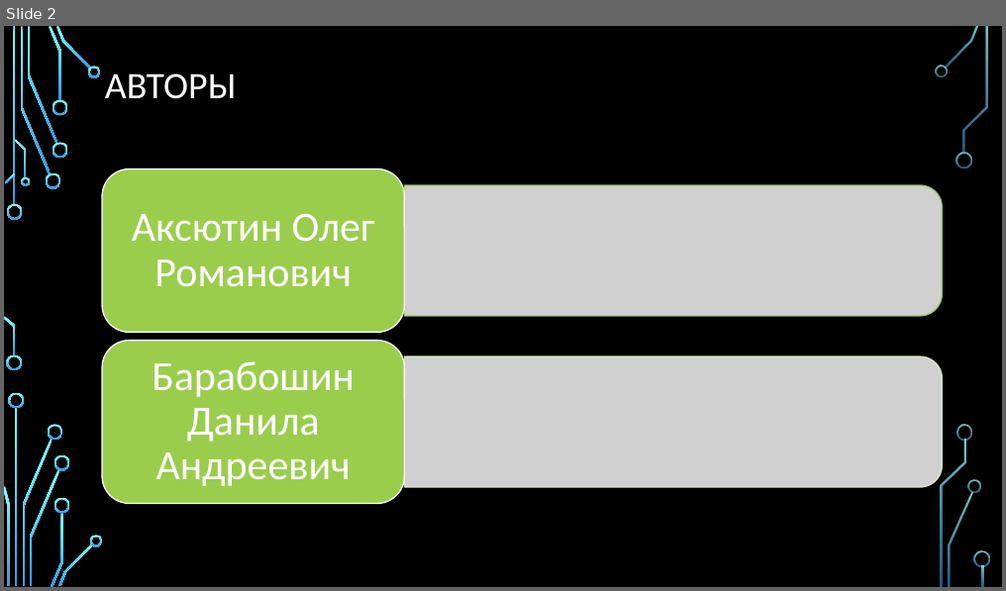
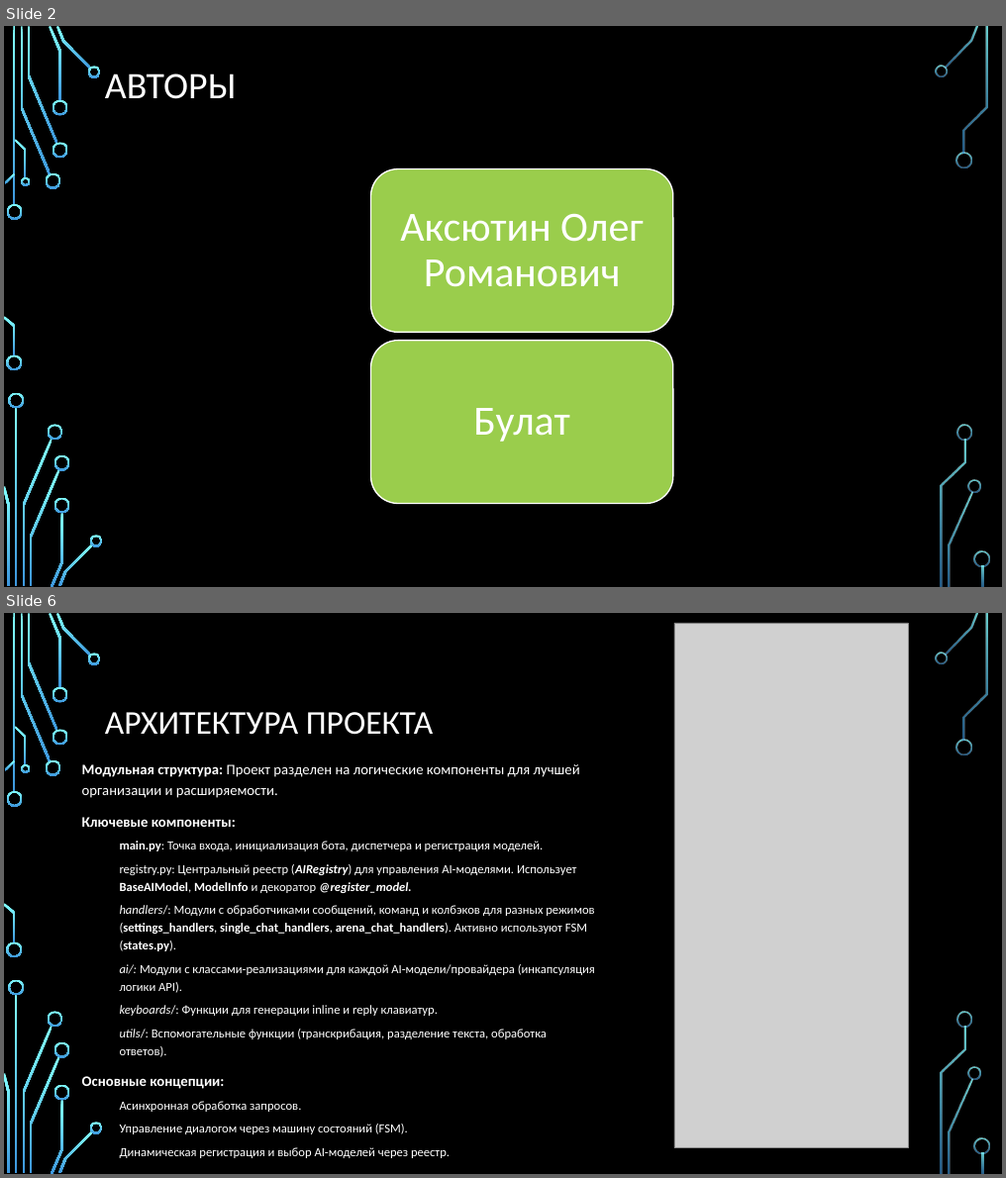
Before and after one commit to Peeperocka/AI-telegram-bot, a slide deck: docs/Презентация.pptx. Shown one above the other, each under a label of ours: slide 2 before the commit, slides 2 and 6 after it; the slides between them are not shown. The pictures are 1006x591 and 1006x1178 pixels, drawn with LibreOffice and Linux fonts; fonts in the diff are those of the drawing; grey boxes stand for pictures; background and template pictures are left out. Boxes give left, top, right and bottom in pixels: in the first picture for what was removed or moved away, otherwise in the second. Text is boxed around its words. In the diff, an @@ line names an element or a change of style, - is before the commit and + after.

```diff
--- a/docs/Презентация.pptx
+++ b/docs/Презентация.pptx
@@ slide 6 added at box(4, 613, 1002, 1174), background picture (left out); not listed: 36 template elements that a slide beside it also shows @@
@@ picture added at box(674, 623, 908, 1149) @@
@@ title added at box(105, 712, 433, 735), 32 pt, text #FFFFFF @@
+АРХИТЕКТУРА ПРОЕКТА
@@ text added at box(82, 764, 595, 1158), 12 pt, text #FFFFFF @@
+Модульная структура: Проект разделен на логические компоненты для лучшей организации и расширяемости.
+Ключевые компоненты:
+  main.py: Точка входа, инициализация бота, диспетчера и регистрация моделей.
+  registry.py: Центральный реестр (AIRegistry) для управления AI-моделями. Использует BaseAIModel, ModelInfo и декоратор @register_model.
+  handlers/: Модули с обработчиками сообщений, команд и колбэков для разных режимов (settings_handlers, single_chat_handlers, arena_chat_handlers). Активно используют FSM (states.py).
+  ai/: Модули с классами-реализациями для каждой AI-модели/провайдера (инкапсуляция логики API).
+  keyboards/: Функции для генерации inline и reply клавиатур.
+  utils/: Вспомогательные функции (транскрибация, разделение текста, обработка ответов).
+Основные концепции:
+  Асинхронная обработка запросов.
+  Управление диалогом через машину состояний (FSM).
+  Динамическая регистрация и выбор AI-моделей через реестр.
@@ slide 2 changed as well @@
@@ picture removed at box(405, 185, 943, 316) @@
@@ 2 rounded rectangles, 1 text: place and size @@
-2 rounded rectangles, 1 text at box(102, 169, 405, 503)
+2 rounded rectangles, 1 text at box(371, 169, 673, 503)
@@ text removed at box(152, 362, 354, 486) @@
-Барабошин Данила Андреевич
@@ picture removed at box(405, 357, 943, 487) @@
@@ text added at box(473, 408, 570, 442), 40 pt, text #FFFFFF @@
+Булат
```
Also in this commit, not shown: 3 other slides changed, 2 other slides added, 3 slides removed.
